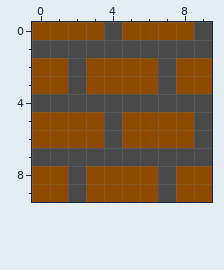
File history of a pixel-art sprite, files/img/scenary/spawn_wall.png. Above, as it was before the edit.
The file is 10x10 pixels.
After the commit:
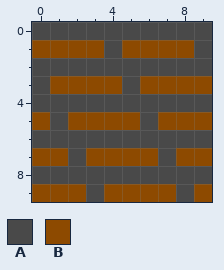
Palette (. is transparent): A #494949  B #8d4a00
Edits made:
The author changed colour B to colour A in row 0 at x 0 to 3 and 5 to 8; in row 2 at x 0 to 1, 3 to 6 and 8 to 9; in row 3 at x 0 and 5; in row 5 at x 1 and 6; in row 6 at x 0 to 3 and 5 to 8; in row 8 at x 0 to 1, 3 to 6 and 8 to 9.
The author changed colour B to colour A in row 9 at x 3 and 8.
The author changed colour A to colour B in row 1 at x 0 to 3 and 5 to 8; in row 3 at x 2 and 7; in row 5 at x 4 and 9; in row 7 at x 0 to 1, 3 to 6 and 8 to 9; in row 9 at x 2 and 7.
Boxes around the changes in both pictures, in picture pixels (x1, y1, x2, y2):
changed: (32, 22, 212, 202)
